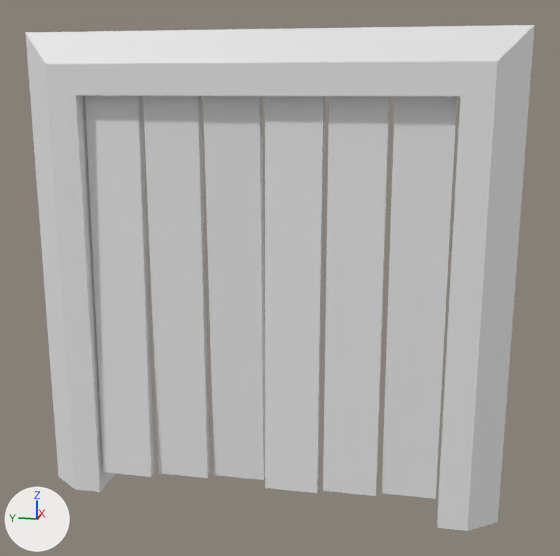
The FBX model game-jam/Assets/Models/Conveyor_Wall_Feed.fbx: old version first, new version second.
Rendered twice from a camera (50 mm lens) standing at (-1.266, -0.271, 0.713) and looking at (-0.033, -0.024, 0.404). Every picture has the same lights, and +X, +Y and +Z are marked at lower left. Where no turn or scale is listed for an object, it has been applied to the vertices.

The first picture shows 'Conveyor_Wall_Feed'.
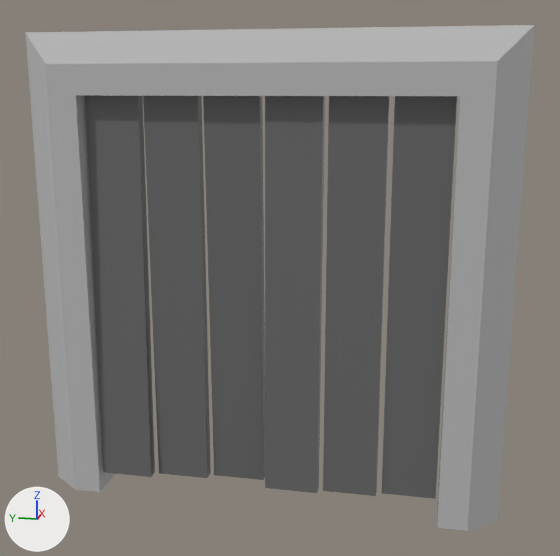
Pixel boxes [x1, y1, x2, y2] of what changed, in the pictures (560 x 556 px):
part 1 of me_mesh, recoloured: [85, 95, 457, 499] in both
part 2 of me_mesh, recoloured: [25, 25, 535, 528] in both
part 3 of me_mesh, recoloured: [437, 76, 498, 531] in both
part 4 of me_mesh, recoloured: [26, 42, 115, 492] in both

The edits, one by one:
Material 'Flaps' (mat_flaps) is new.
Its base color is (0.145, 0.145, 0.145) (dark grey #6a6a6a).
Its roughness is 0.0.
Material 'FlapFrame' (mat_flapframe) is new.
Its base color is (0.5, 0.5, 0.5) (grey #bcbcbc).
Its roughness is 0.0.
me_mesh has 87 vertices, 146 faces and spans x -0.077..0.0, y -0.4..0.4, z 0.0..0.8.
me_mesh is used by ob_conveyor_wall_feed; location (0.0, 0.0, 0.0).
me_mesh part 1: all 60 faces centred in x -0.063..-0.024, y -0.296..0.296, z 0.035..0.478 switch from no material to mat_flaps (dark grey #6a6a6a).
me_mesh part 2: 54 of the faces centred in x -0.077..0.0, y -0.4..0.4, z 0.467..0.8 switch from no material to mat_flapframe (grey #bcbcbc).
me_mesh part 3: 10 of the faces centred in x -0.077..0.0, y -0.4..-0.3, z 0.0..0.267 switch from no material to mat_flapframe (grey #bcbcbc).
me_mesh part 4: 10 of the faces centred in x -0.077..0.0, y 0.3..0.4, z 0.0..0.267 switch from no material to mat_flapframe (grey #bcbcbc).
